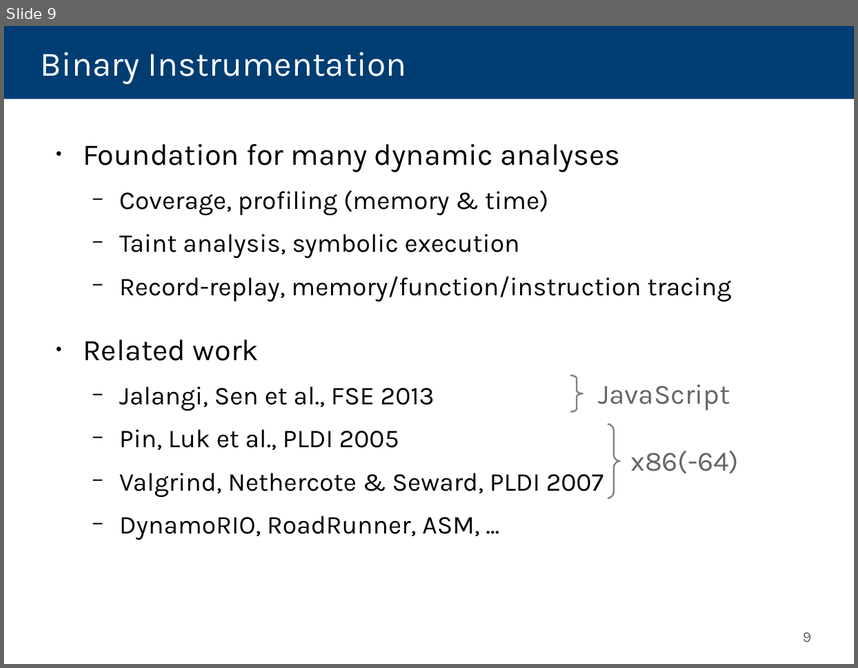
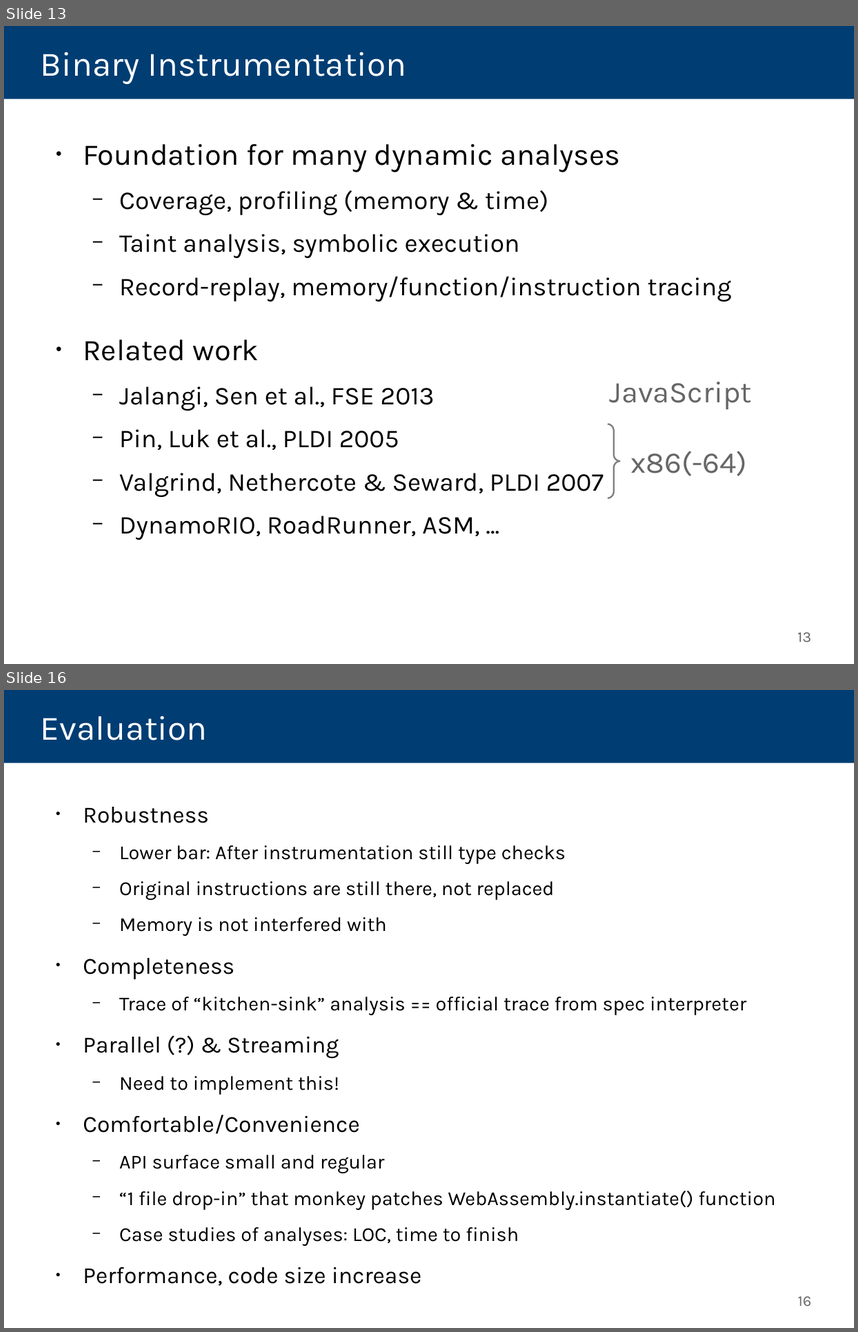
Before and after one commit to danleh/wasabi, a slide deck: 2018-04-11 Presentation/own-work.odp. Shown one above the other, each under a label of ours: slide 9 before the commit, slides 13 and 16 after it; the slides between them are not shown. The pictures are 858x668 and 858x1332 pixels, drawn with LibreOffice and Linux fonts; fonts in the diff are those of the drawing. Boxes give left, top, right and bottom in pixels: in the first picture for what was removed or moved away, otherwise in the second. Text is boxed around its words. In the diff, an @@ line names an element or a change of style, - is before the commit and + after.

```diff
--- a/2018-04-11 Presentation/own-work.odp
+++ b/2018-04-11 Presentation/own-work.odp
@@ slide 16 added at [4,690,854,1328], background #FFFFFF @@
@@ title added at [4,690,854,762], fill #003D73, 32 pt, text #FFFFFF @@
+Evaluation
@@ text added at [83,807,775,1245], 18.6 pt, text #000000 @@
+● Robustness
+  − Lower bar: After instrumentation still type checks
+  − Original instructions are still there, not replaced
+  − Memory is not interfered with
+● Completeness
+  − Trace of “kitchen-sink” analysis == official trace from spec interpreter
+● Parallel (?) & Streaming
+  − Need to implement this!
+● Comfortable/Convenience
+  − API surface small and regular
+  − “1 file drop-in” that monkey patches WebAssembly.instantiate() function
+  − Case studies of analyses: LOC, time to finish
+● Performance, code size increase
@@ page number added at [798,1296,812,1305], 14 pt, text #666666 @@
+16
@@ what was slide 9 is now slide 13 @@
@@ slide 13 changed as well @@
@@ freeform shape removed at [571,375,584,412] @@
@@ text "JavaScript" at [610,381,752,409]: size 26 to 28 pt @@
@@ text "JavaScript": place and size @@
-text "JavaScript" at [598,384,731,410]
+text "JavaScript" at [610,381,752,409]
@@ text "x86(-64)" at [631,450,747,476]: size 26 to 28 pt @@
@@ page number at [797,632,811,641]: text changed @@
-9
+13
```
Also in this commit, not shown: 3 other slides changed, 13 other slides added, 4 slides removed, 2 other files.
